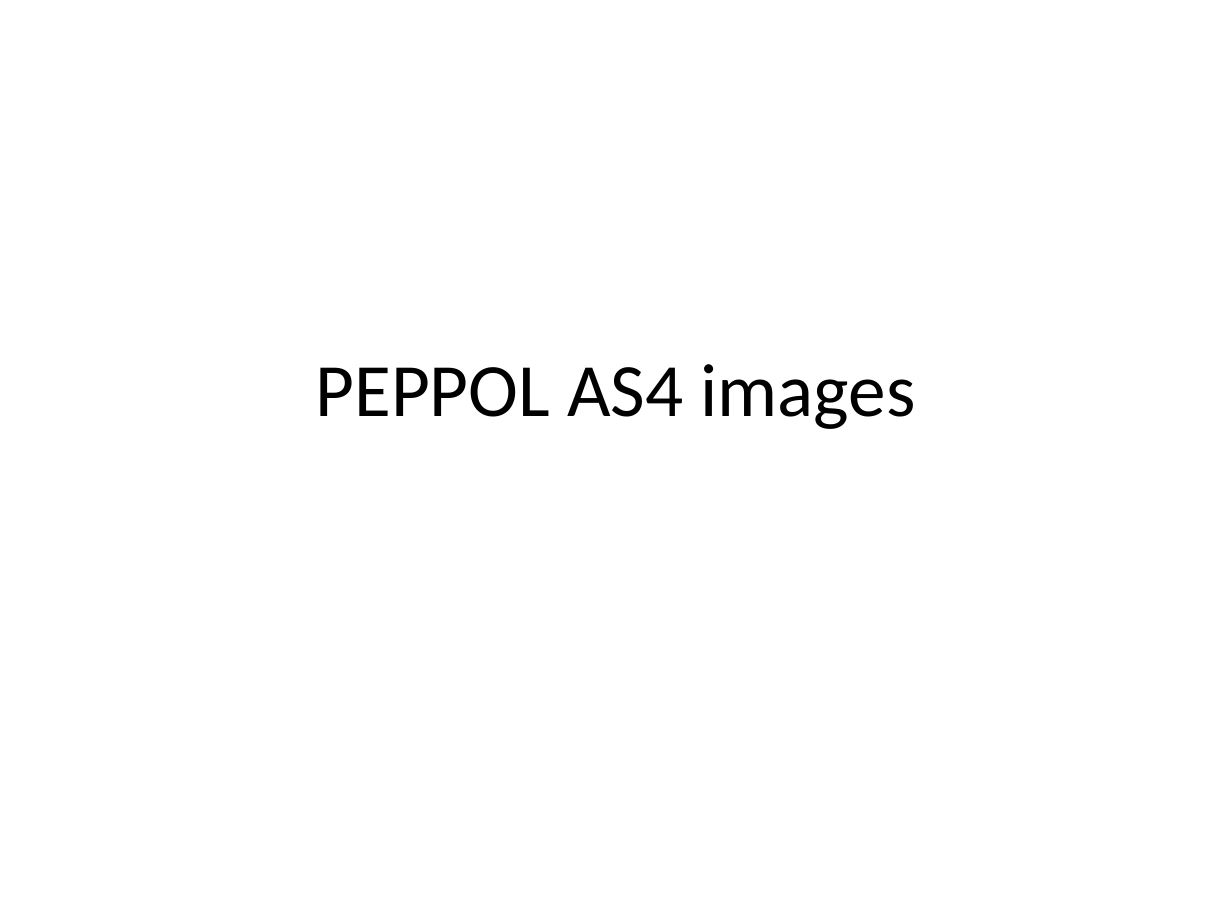
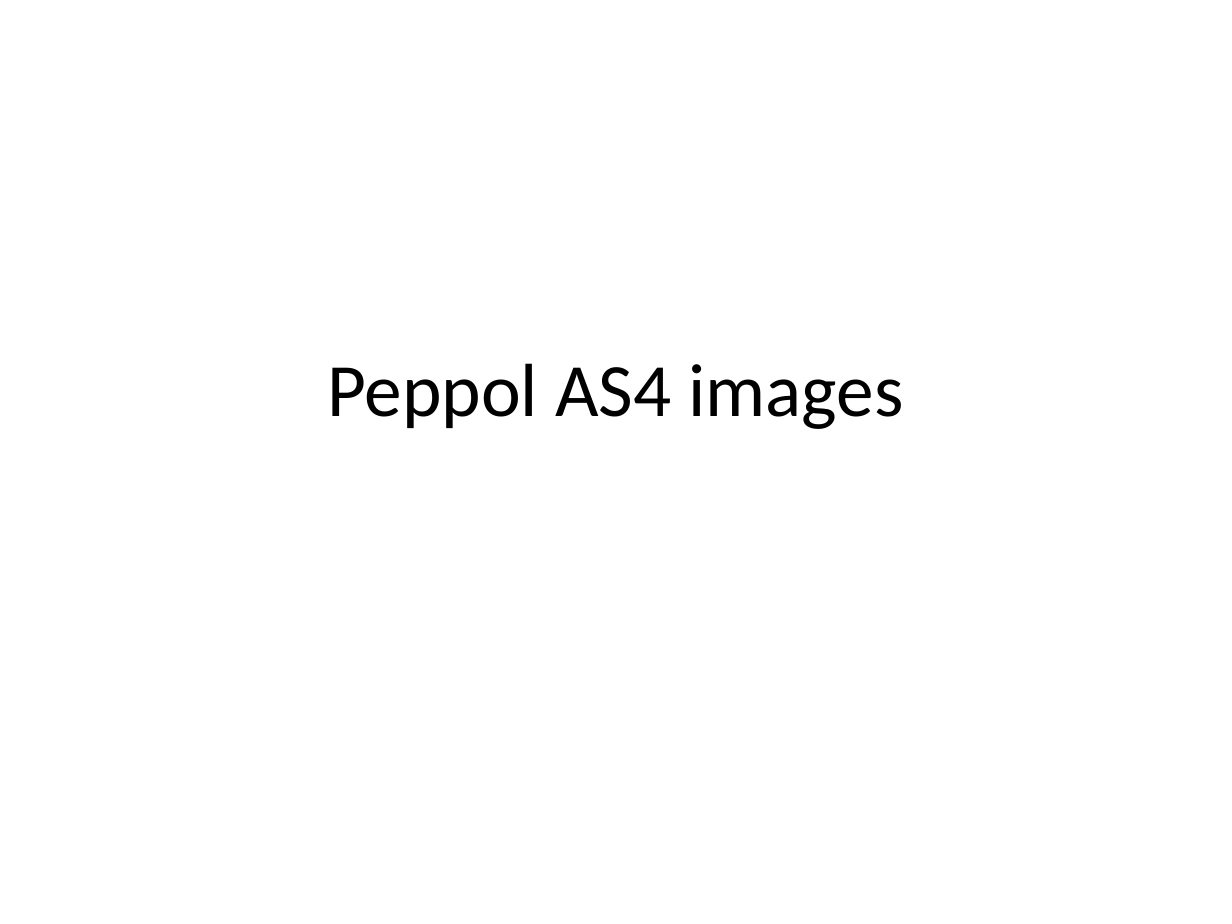
Before and after one commit to phax/phase4, a slide deck: slide 1 of docs/phase4 images.pptx. Drawn at 1232x924 pixels with LibreOffice and Linux fonts; fonts in the diff are those of the drawing. Boxes give left, top, right and bottom in pixels: in the first picture for what was removed or moved away, otherwise in the second. Text is boxed around its words. In the diff, an @@ line names an element or a change of style, - is before the commit and + after.

Commit message:
Updated

```diff
--- a/docs/phase4 images.pptx
+++ b/docs/phase4 images.pptx
@@ title at box(327, 363, 903, 429): text changed @@
-PEPPOL AS4 images
+Peppol AS4 images
```
Also in this commit, not shown: 1 slide added.
